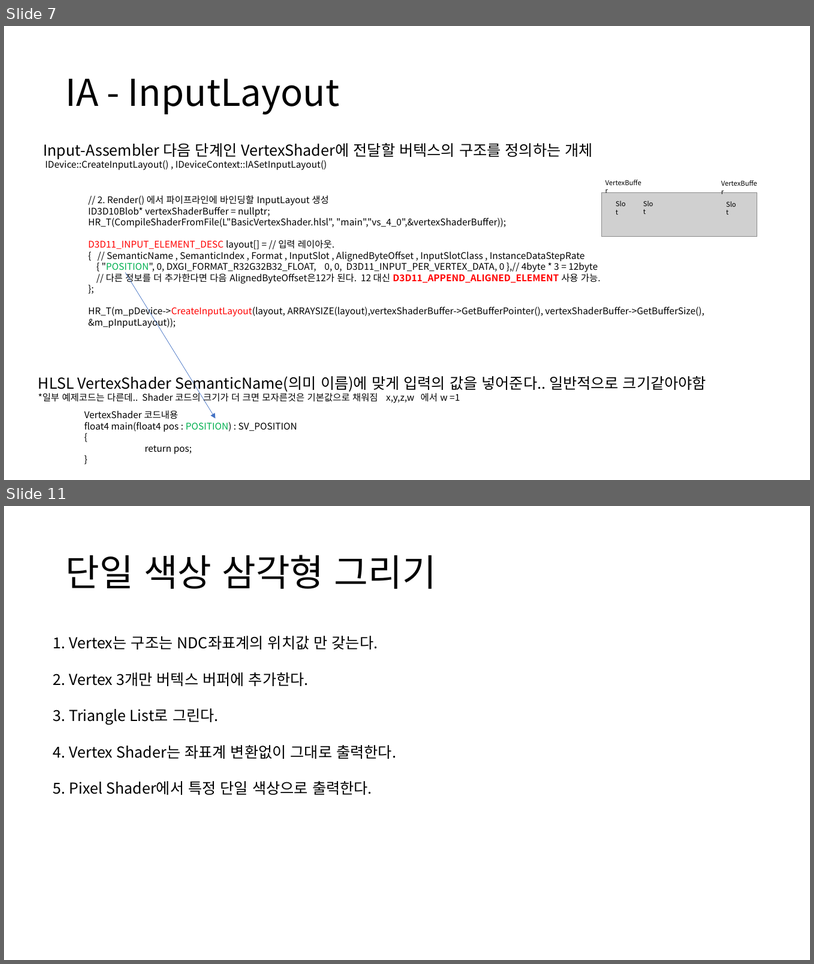
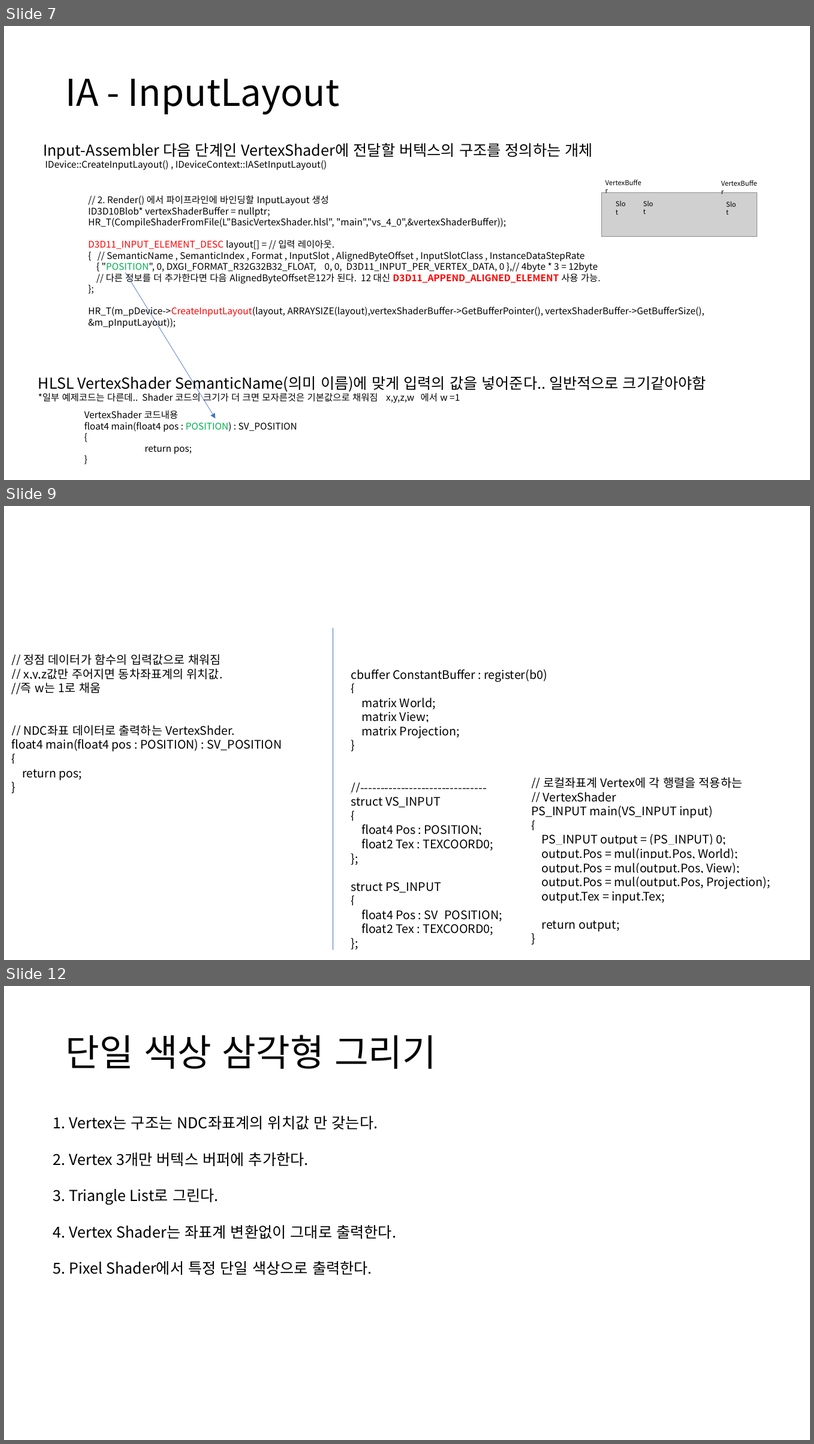
Before and after one commit to ldw9981/D3D11_Tutorial, a slide deck: Documents/02기초-삼각형그리기.pptx. Shown one above the other, each under a label of ours: slides 7 and 11 before the commit, slides 7, 9 and 12 after it; the slides between them are not shown. The pictures are 814x964 and 814x1444 pixels, drawn with LibreOffice and Linux fonts; fonts in the diff are those of the drawing; grey boxes stand for pictures. Boxes give left, top, right and bottom in pixels: in the first picture for what was removed or moved away, otherwise in the second. Text is boxed around its words. In the diff, an @@ line names an element or a change of style, - is before the commit and + after.

```diff
--- a/Documents/02기초-삼각형그리기.pptx
+++ b/Documents/02기초-삼각형그리기.pptx
@@ slide 9 added at bbox=[4, 506, 810, 960], background #FFFFFF @@
@@ line added from (333, 628) to (333, 950), #4472C4 0.5 pt @@
@@ text added at bbox=[11, 654, 282, 780], 14 pt, text #000000 @@
+// 정점 데이터가 함수의 입력값으로 채워짐
+// x,y,z값만 주어지면 동차좌표계의 위치값.
+//즉 w는 1로 채움
+// NDC좌표 데이터로 출력하는 VertexShder.
+float4 main(float4 pos : POSITION) : SV_POSITION
+{
+return pos;
+}
@@ text added at bbox=[351, 669, 548, 935], 14 pt, text #000000 @@
+cbuffer ConstantBuffer : register(b0)
+{
+matrix World;
+matrix View;
+matrix Projection;
+}
+//-------------------------------
+struct VS_INPUT
+{
+float4 Pos : POSITION;
+float2 Tex : TEXCOORD0;
+};
+struct PS_INPUT
+{
+float4 Pos : SV_POSITION;
+float2 Tex : TEXCOORD0;
+};
@@ text added at bbox=[531, 777, 771, 931], 14 pt, text #000000 @@
+// 로컬좌표계 Vertex에 각 행렬을 적용하는
+// VertexShader
+PS_INPUT main(VS_INPUT input)
+{
+PS_INPUT output = (PS_INPUT) 0;
+output.Pos = mul(input.Pos, World);
+output.Pos = mul(output.Pos, View);
+output.Pos = mul(output.Pos, Projection);
+output.Tex = input.Tex;
+return output;
+}
@@ what was slide 11 is now slide 12 @@
```
Also in this commit, not shown: 3 slides changed.
